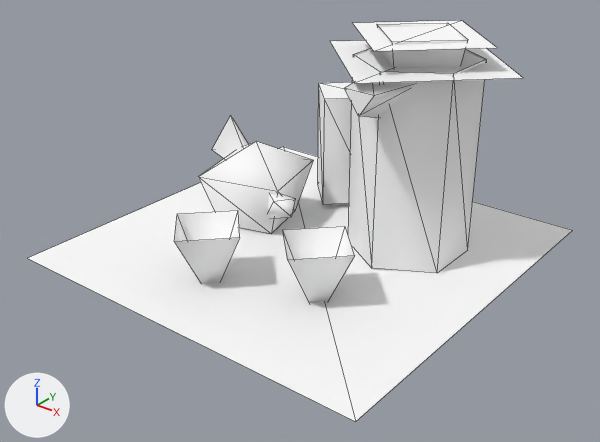
The glTF model public/3d/item/model__item__saibai.ofs_57_0/0087dummy.gltf as it was, and as the next commit left it.
Rendered twice from a 50 mm lens placed at (1.15, -1.474, 0.98), pointed at (0.025, -0.067, 0.108). Arrows for +X, +Y and +Z are at lower left; the lights stay in place. The older version comes first. Mesh edges are drawn as thin lines.

The scene before the commit, as lines of its bpy script (objects in view):
```python
mat_imrl01_01_0 = principled_material('imrl01_01_0')
mat_imrl01_01_0.base_color = (1.0, 1.0, 1.0)  # white #ffffff
mat_imrl01_01_0.roughness = 1.0
mat_imrl01_01_1 = principled_material('imrl01_01_1')
mat_imrl01_01_1.base_color = (1.0, 1.0, 1.0)  # white #ffffff
mat_imrl01_01_1.roughness = 1.0
mat_imrl01_01_2 = principled_material('imrl01_01_2')
mat_imrl01_01_2.base_color = (1.0, 1.0, 1.0)  # white #ffffff
mat_imrl01_01_2.roughness = 1.0
me_0087dummy = bpy.data.meshes.new('0087dummy')
me_0087dummy.from_pydata(...)  # 75 vertices, 70 faces; spans x -0.49..0.49, y -0.49..0.49, z -0.051..0.549
# faces by material slot: [31, 12, 27]
me_0087dummy.materials.append(mat_imrl01_01_1)  # white #ffffff
me_0087dummy.materials.append(mat_imrl01_01_0)  # white #ffffff
me_0087dummy.materials.append(mat_imrl01_01_2)  # white #ffffff
ob_0087dummy = bpy.data.objects.new('0087dummy', me_0087dummy)
ob_0087dummy.location = (0.0, 0.0, 0.0)
```
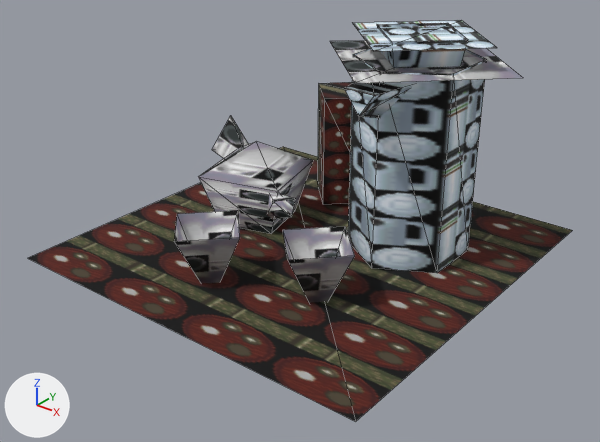
The change, as a list of edits to the scene's bpy script:
```text
Add img_imrl01_01_2:
    img_imrl01_01_2 = load_image('imrl01_01_2', '_unpacked/imrl01_01_2', 32, 32, 'sRGB')
Add img_imrl01_01_0:
    img_imrl01_01_0 = load_image('imrl01_01_0', '_unpacked/imrl01_01_0', 32, 64, 'sRGB')
Add img_imrl01_01_1:
    img_imrl01_01_1 = load_image('imrl01_01_1', '_unpacked/imrl01_01_1', 32, 32, 'sRGB')
Change mat_imrl01_01_1:
    remove mat_imrl01_01_1.base_color = (1.0, 1.0, 1.0)  # white #ffffff
    add mat_imrl01_01_1.texture = img_imrl01_01_1
Change mat_imrl01_01_0:
    remove mat_imrl01_01_0.base_color = (1.0, 1.0, 1.0)  # white #ffffff
    add mat_imrl01_01_0.texture = img_imrl01_01_0
Change mat_imrl01_01_2:
    remove mat_imrl01_01_2.base_color = (1.0, 1.0, 1.0)  # white #ffffff
    add mat_imrl01_01_2.texture = img_imrl01_01_2
```

Boxes (x1, y1, x2, y2) around the edits, measured in the pictures (600 x 442 px):
'0087dummy', surface changed (darker)
    both: (28, 20, 572, 422)
